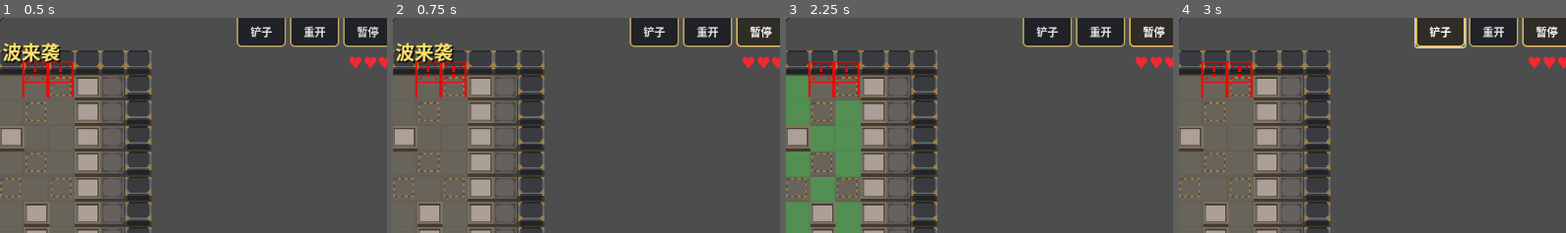
Above: before the commit, frames 1-4 (left to right).
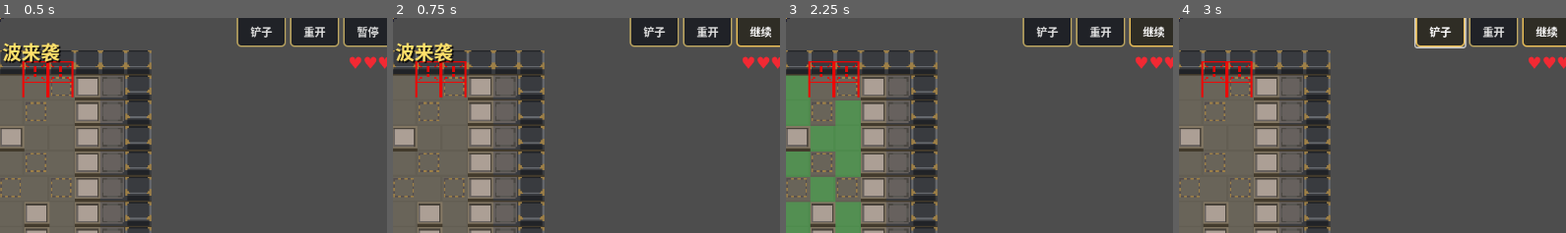
Above: after the commit, the same moments.

Repository: Tnomlav/tafang
Game: Godot game, scene res://scenes/stage/chapter02/c02_s05.tscn
The game is run twice, just before and just after one commit, with the same random seed, the same clock (stepped at 60 frames per second) and the same inputs. This scene is started directly instead of the project's main scene.
Inputs:
- Up to frame 1 (0.5 s): no input
- Up to frame 2 (0.75 s): click "暂停" at 0.5 s
- Up to frame 3 (2.25 s): click "暂停" (after the commit: "继续") at 1.25 s; click "10" at 2 s
- Up to frame 4 (3 s): click "铲子" at 2.75 s
The pictures show only the part of the screen within x 49-98%, y 9-59%; the shares and areas given below are measured in that part.

Frame 1 is identical in both runs. In frame 2, 0.2% of the frame differs, in the area x 92-98%, y 3-10%; in frame 3, 0.2%; in frame 4, 0.2%.

Commit message:
Switch the pause button label with the pause state
- game.gd kept the pause button labelled 暂停 even while paused, so only the icon switched; it now shows 继续 while paused and 暂停 otherwise.

- verify_stage1_scenes.gd checks the icon and label switching on the opening stage.

- archive_state.gd takes an overridable save path and verify_unlock_flow.gd runs against a scratch profile, so the checks no longer touch the player's save file (a running game used to race with them).

Diff:
--- a/scripts/stage/game.gd
+++ b/scripts/stage/game.gd
@@ -54,6 +54,8 @@
 const ENEMY_MARKER_POINT_OFFSET := Vector2i.ZERO
 const DEFAULT_PROJECTILE_TEXTURE := preload("res://assets/textures/ui/道具ui.png")
 const DEFAULT_RESUME_ICON_PATH := "res://assets/textures/ui/tools/resume.png"
+const PAUSE_BUTTON_TEXT := "暂停"
+const RESUME_BUTTON_TEXT := "继续"
 const CONFIRM_DIALOG_SIZE := Vector2i(560, 300)
 const STAGE_CLEAR_DIALOG_SIZE := Vector2i(660, 480)
 const DIALOG_BUTTON_MIN_SIZE := Vector2(140, 48)
@@ -1185,7 +1187,7 @@
 	get_tree().paused = false
 	if pause_button != null:
 		pause_button.button_pressed = false
-		pause_button.text = "暂停"
+		pause_button.text = PAUSE_BUTTON_TEXT
 		pause_button.icon = pause_icon_texture
 
 
@@ -1193,7 +1195,7 @@
 	var is_paused := manual_pause_active or interaction_pause_active or is_stage_failed or is_stage_cleared
 	get_tree().paused = is_paused
 	pause_button.button_pressed = is_paused
-	pause_button.text = "暂停"
+	pause_button.text = RESUME_BUTTON_TEXT if is_paused else PAUSE_BUTTON_TEXT
 	pause_button.icon = resume_icon_texture if is_paused and resume_icon_texture != null else pause_icon_texture
 
 
--- a/scripts/systems/archive_state.gd
+++ b/scripts/systems/archive_state.gd
@@ -1,6 +1,8 @@
 extends Node
 
-const SAVE_PATH := "user://archive_unlocks.cfg"
+## Overridable so the headless verification scripts can run their checks against
+## a scratch profile instead of the player's save file.
+static var SAVE_PATH := "user://archive_unlocks.cfg"
 const META_SECTION := "meta"
 const ENEMY_SECTION := "enemies"
 const CHARACTER_SECTION := "characters"
--- a/tmp/verify_stage1_scenes.gd
+++ b/tmp/verify_stage1_scenes.gd
@@ -9,6 +9,7 @@
 const TITLE := "stage scenes"
 const REQUIRED_NODES := ["Camera2D", "Ground_TML", "Overlay_TML", "Units", "DeployPreview", "UI"]
 const GAME_SCRIPT_PATH := "res://scripts/stage/game.gd"
+const OPENING_STAGE_NUMBER := 1
 
 var verify: RefCounted
 
@@ -81,6 +82,9 @@
 		verify.check(wave_data == null, "%s is development content and must not resolve wave data" % label)
 		return has_game_script
 
+	if int(entry.get("global_stage_number", 0)) == OPENING_STAGE_NUMBER:
+		_check_pause_button(instance)
+
 	verify.check(spawn_count > 0, "%s must define at least one enemy spawn marker" % label)
 	verify.check(target_count > 0, "%s must define at least one enemy target marker" % label)
 
@@ -103,3 +107,25 @@
 				verify.check(teleport_pair.y >= 1 and teleport_pair.y <= teleport_count, "%s teleport pair index %d must be within the %d teleport markers on the map" % [label, teleport_pair.y, teleport_count])
 
 	return has_game_script
+
+
+func _check_pause_button(instance: Node) -> void:
+	var pause_button := instance.get_node_or_null("UI/ToolBar/PauseButton") as Button
+	if not verify.check(pause_button != null, "the stage HUD must contain the pause button"):
+		return
+
+	var pause_icon = instance.get("pause_icon_texture")
+	var resume_icon = instance.get("resume_icon_texture")
+	verify.check(resume_icon != null, "the stage must resolve the resume icon")
+	verify.check_eq(pause_button.text, "暂停", "the pause button must start labelled 暂停")
+	verify.check_eq(pause_button.icon, pause_icon, "the pause button must start with the pause icon")
+
+	instance.call("_on_pause_button_pressed")
+	verify.check(instance.get_tree().paused, "pressing pause must pause the stage")
+	verify.check_eq(pause_button.text, "继续", "the pause button must switch to 继续 while paused")
+	verify.check_eq(pause_button.icon, resume_icon, "the pause button must switch to the resume icon while paused")
+
+	instance.call("_on_pause_button_pressed")
+	verify.check(not instance.get_tree().paused, "pressing pause again must resume the stage")
+	verify.check_eq(pause_button.text, "暂停", "the pause button must switch back to 暂停")
+	verify.check_eq(pause_button.icon, pause_icon, "the pause button must switch back to the pause icon")
--- a/tmp/verify_unlock_flow.gd
+++ b/tmp/verify_unlock_flow.gd
@@ -8,7 +8,8 @@
 const StageCatalog := preload("res://scripts/systems/stage_catalog.gd")
 
 const TITLE := "unlock flow"
-const SAVE_PATH := "user://archive_unlocks.cfg"
+const DEFAULT_SAVE_PATH := "user://archive_unlocks.cfg"
+const VERIFY_SAVE_PATH := "user://verify_unlock_flow.cfg"
 const ARCHIVE_STATE_PATH := "res://scripts/systems/archive_state.gd"
 const MAIN_MENU_SCENE_PATH := "res://scenes/screens/main_menu.tscn"
 const FORMATION_SCENE_PATH := "res://scenes/screens/formation.tscn"
@@ -19,13 +20,14 @@
 const VISIBLE_STAGE_LOOKAHEAD := 6
 
 var verify: RefCounted
-var saved_data := PackedByteArray()
-var had_save := false
 
 
 func _initialize() -> void:
 	verify = VerifyScript.new()
-	_backup_save()
+	# Run against a scratch profile so a running game never conflicts with the
+	# checks and the player's own save file is left untouched.
+	ArchiveState.SAVE_PATH = VERIFY_SAVE_PATH
+	_remove_verify_profile()
 	_run()
 
 
@@ -38,29 +40,14 @@
 	_check_enemy_unlocks()
 	_check_level_select_visibility()
 	await _check_starter_gift_ui()
-	_restore_save()
+	_remove_verify_profile()
+	ArchiveState.SAVE_PATH = DEFAULT_SAVE_PATH
 	quit(verify.report(TITLE))
 
 
-func _backup_save() -> void:
-	if not FileAccess.file_exists(SAVE_PATH):
-		return
-	var file := FileAccess.open(SAVE_PATH, FileAccess.READ)
-	if file == null:
-		return
-	saved_data = file.get_buffer(file.get_length())
-	file.close()
-	had_save = true
-
-
-func _restore_save() -> void:
-	if had_save:
-		var file := FileAccess.open(SAVE_PATH, FileAccess.WRITE)
-		if file != null:
-			file.store_buffer(saved_data)
-			file.close()
-		return
-	DirAccess.remove_absolute(ProjectSettings.globalize_path(SAVE_PATH))
+func _remove_verify_profile() -> void:
+	if FileAccess.file_exists(VERIFY_SAVE_PATH):
+		DirAccess.remove_absolute(ProjectSettings.globalize_path(VERIFY_SAVE_PATH))
 
 
 func _check_fresh_save() -> void:
